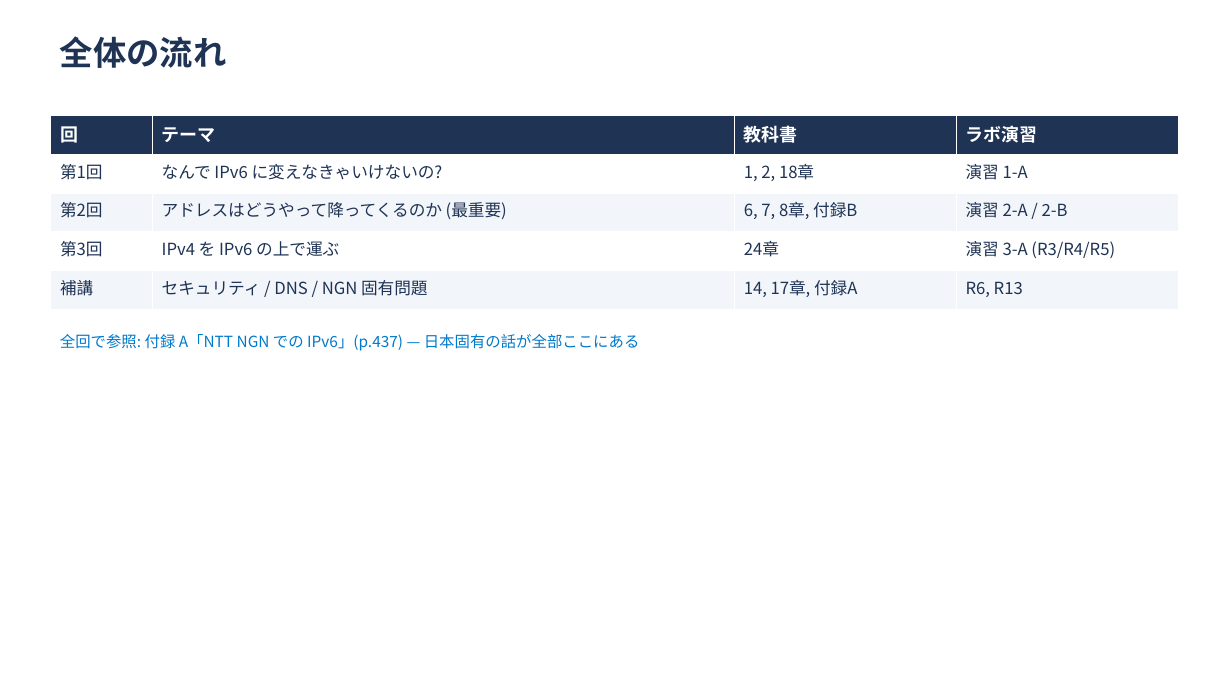
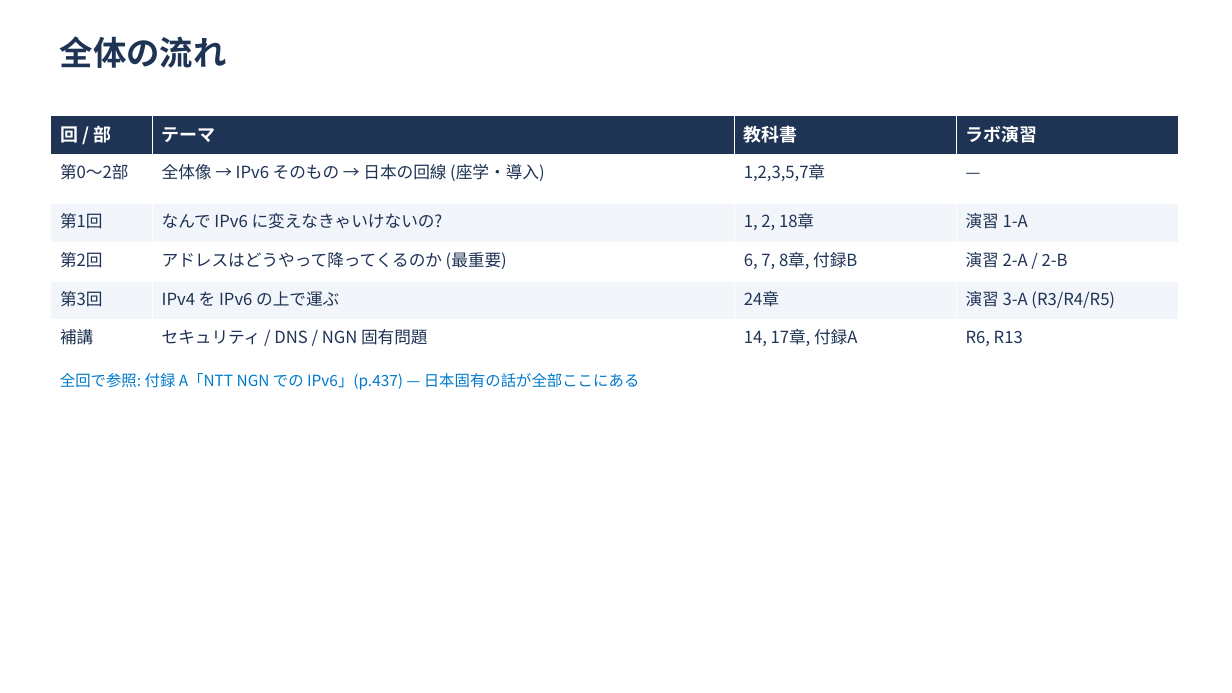
Before and after one commit to ginchankawaii/claude-code-book-template, a slide deck: slide 4 of docs/ipoe-lab/slides/toranomaki.pptx. Drawn at 1232x693 pixels with LibreOffice and Linux fonts; fonts in the diff are those of the drawing. Boxes give left, top, right and bottom in pixels: in the first picture for what was removed or moved away, otherwise in the second. Text is boxed around its words. In the diff, an @@ line names an element or a change of style, - is before the commit and + after.

```diff
--- a/docs/ipoe-lab/slides/toranomaki.pptx
+++ b/docs/ipoe-lab/slides/toranomaki.pptx
@@ table at <box>51,116,1178,350</box> @@
-row 1: 回 | テーマ | 教科書 | ラボ演習
+row 1: 回 / 部 | テーマ | 教科書 | ラボ演習
+row 2: 第0〜2部 | 全体像 → IPv6 そのもの → 日本の回線 (座学・導入) | 1,2,3,5,7章 | —
@@ text "全回で参照: 付録 A「NTT NGN での ...": place and size @@
-text "全回で参照: 付録 A「NTT NGN での ..." at <box>60,334,640,351</box>
+text "全回で参照: 付録 A「NTT NGN での ..." at <box>60,373,640,390</box>
```
Also in this commit, not shown: 1 other slide changed, 26 slides added, 3 other files.
